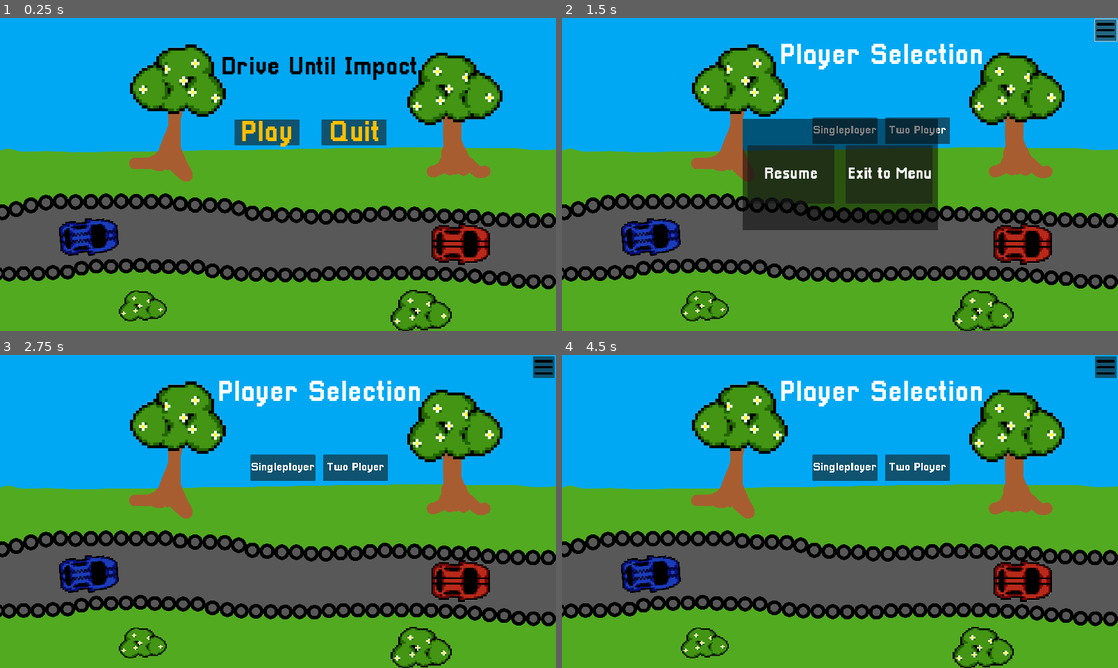
Above: before the commit, frames 1-4 (two rows, left to right).
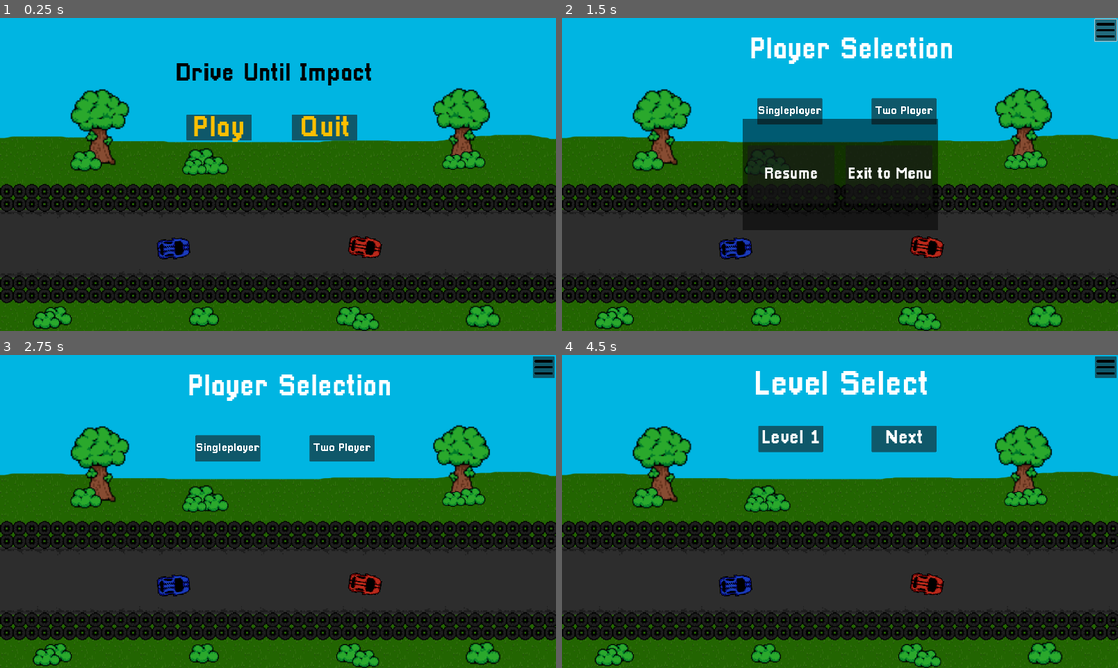
Above: after the commit, the same moments.

Repository: PixelWolf8976/BAISD-AT-at-game
Game: Godot game, scene res://Scenes/main_menu.tscn
Same seed, same stepped clock (60 frames per second), same inputs: the game is played once before the commit and once after it. Sound files missing from this copy of the repository are replaced by a short silence.
Inputs (mouse positions are in pixels of both pictures, inside the frame that each line leads up to):
- Up to frame 1 (0.25 s): no input
- Up to frame 2 (1.5 s): click "Play" at 0.5 s; click (1106, 30) at 1.27 s
- Up to frame 3 (2.75 s): click "Resume" at 2 s
- Up to frame 4 (4.5 s): click (906, 448) at 2.75 s, where only the run after the commit has a clickable "Two Player"; click (1106, 367) at 3.52 s; click "Resume" at 4.25 s

The runs differ from the first frame. In frame 1, 71% of the frame differs, in the area x 0-100%, y 8-100%; in frame 2, 66%; in frame 3, 72%; in frame 4, 72%, in the area x 0-100%, y 5-100%.

Commit message:
Fixed menu textures

Diff:
--- a/Scenes/Level Select.tscn
+++ b/Scenes/Level Select.tscn
@@ -1,8 +1,8 @@
 [gd_scene load_steps=7 format=3 uid="uid://bb7832r2ujysd"]
 
-[ext_resource type="Texture2D" uid="uid://c72hmubie0g6j" path="res://Resources/Main menue.png" id="1_m0unk"]
 [ext_resource type="Script" path="res://Resources/Level Select Script.gd" id="1_siwes"]
 [ext_resource type="PackedScene" uid="uid://c4i0kiiyqsnlp" path="res://Scenes/constant_ui.tscn" id="2_t6fss"]
+[ext_resource type="Texture2D" uid="uid://dsp181dbnb5w7" path="res://Resources/Updated Main Menu.png" id="3_vw5v2"]
 [ext_resource type="FontFile" uid="uid://xr3kdpi70bvj" path="res://Resources/Pixellari.ttf" id="4_ptcp6"]
 
 [sub_resource type="LabelSettings" id="LabelSettings_6vjdx"]
@@ -28,21 +28,22 @@
 layout_mode = 0
 offset_right = 40.0
 offset_bottom = 40.0
-texture = ExtResource("1_m0unk")
+texture = ExtResource("3_vw5v2")
 
 [node name="Button" type="Button" parent="."]
 layout_mode = 1
 anchors_preset = 15
 anchor_right = 1.0
 anchor_bottom = 1.0
-offset_left = 1116.0
-offset_top = 344.0
-offset_right = -580.0
-offset_bottom = -645.0
+offset_left = 1069.0
+offset_top = 244.0
+offset_right = -627.0
+offset_bottom = -745.0
 grow_horizontal = 2
 grow_vertical = 2
 icon_alignment = 1
 expand_icon = true
+metadata/_edit_group_ = true
 
 [node name="Label" type="Label" parent="Button"]
 layout_mode = 0
@@ -58,14 +59,15 @@
 anchors_preset = 15
 anchor_right = 1.0
 anchor_bottom = 1.0
-offset_left = 865.0
-offset_top = 344.0
-offset_right = -831.0
-offset_bottom = -645.0
+offset_left = 678.0
+offset_top = 244.0
+offset_right = -1018.0
+offset_bottom = -745.0
 grow_horizontal = 2
 grow_vertical = 2
 icon_alignment = 1
 expand_icon = true
+metadata/_edit_group_ = true
 
 [node name="Label" type="Label" parent="Level1Button"]
 layout_mode = 0
@@ -82,14 +84,15 @@
 anchors_preset = 15
 anchor_right = 1.0
 anchor_bottom = 1.0
-offset_left = 865.0
-offset_top = 344.0
-offset_right = -831.0
-offset_bottom = -645.0
+offset_left = 678.0
+offset_top = 244.0
+offset_right = -1018.0
+offset_bottom = -745.0
 grow_horizontal = 2
 grow_vertical = 2
 icon_alignment = 1
 expand_icon = true
+metadata/_edit_group_ = true
 
 [node name="Label" type="Label" parent="Level2Button"]
 layout_mode = 0
@@ -106,14 +109,15 @@
 anchors_preset = 15
 anchor_right = 1.0
 anchor_bottom = 1.0
-offset_left = 865.0
-offset_top = 344.0
-offset_right = -831.0
-offset_bottom = -645.0
+offset_left = 678.0
+offset_top = 244.0
+offset_right = -1018.0
+offset_bottom = -745.0
 grow_horizontal = 2
 grow_vertical = 2
 icon_alignment = 1
 expand_icon = true
+metadata/_edit_group_ = true
 
 [node name="Label" type="Label" parent="Level3Button"]
 layout_mode = 0
@@ -126,10 +130,10 @@
 
 [node name="Title" type="Label" parent="."]
 layout_mode = 0
-offset_left = 803.0
-offset_top = 84.0
-offset_right = 1407.0
-offset_bottom = 200.0
+offset_left = 663.0
+offset_top = 48.0
+offset_right = 1267.0
+offset_bottom = 164.0
 text = "Level Select"
 label_settings = SubResource("LabelSettings_tx5hg")
 horizontal_alignment = 1
--- a/Scenes/main_menu.tscn
+++ b/Scenes/main_menu.tscn
@@ -1,7 +1,7 @@
 [gd_scene load_steps=7 format=3 uid="uid://d23w5n08u40kt"]
 
-[ext_resource type="Texture2D" uid="uid://c72hmubie0g6j" path="res://Resources/Main menue.png" id="1_ivdcn"]
 [ext_resource type="Script" path="res://Resources/main_menu_script.gd" id="1_rog67"]
+[ext_resource type="Texture2D" uid="uid://dsp181dbnb5w7" path="res://Resources/Updated Main Menu.png" id="2_n2ryq"]
 [ext_resource type="FontFile" uid="uid://xr3kdpi70bvj" path="res://Resources/Pixellari.ttf" id="3_jrk16"]
 
 [sub_resource type="LabelSettings" id="LabelSettings_kva34"]
@@ -37,17 +37,17 @@
 anchor_bottom = 1.0
 grow_horizontal = 2
 grow_vertical = 2
-texture = ExtResource("1_ivdcn")
+texture = ExtResource("2_n2ryq")
 
 [node name="Button" type="Button" parent="."]
 layout_mode = 1
 anchors_preset = 15
 anchor_right = 1.0
 anchor_bottom = 1.0
-offset_left = 810.0
-offset_top = 350.0
-offset_right = -885.0
-offset_bottom = -640.0
+offset_left = 644.0
+offset_top = 333.0
+offset_right = -1051.0
+offset_bottom = -657.0
 grow_horizontal = 2
 grow_vertical = 2
 icon_alignment = 1
@@ -68,10 +68,10 @@
 anchors_preset = 15
 anchor_right = 1.0
 anchor_bottom = 1.0
-offset_left = 1110.0
-offset_top = 350.0
-offset_right = -585.0
-offset_bottom = -640.0
+offset_left = 1008.0
+offset_top = 333.0
+offset_right = -687.0
+offset_bottom = -657.0
 grow_horizontal = 2
 grow_vertical = 2
 icon_alignment = 1
@@ -89,10 +89,10 @@
 
 [node name="Title" type="Label" parent="."]
 layout_mode = 0
-offset_left = 758.0
-offset_top = 39.0
-offset_right = 1443.0
-offset_bottom = 309.0
+offset_left = 601.0
+offset_top = 60.0
+offset_right = 1286.0
+offset_bottom = 330.0
 text = "Drive Until Impact"
 label_settings = SubResource("LabelSettings_6xrwu")
 horizontal_alignment = 1
--- a/Scenes/player_selection.tscn
+++ b/Scenes/player_selection.tscn
@@ -1,21 +1,21 @@
 [gd_scene load_steps=8 format=3 uid="uid://dprix7j7m168u"]
 
-[ext_resource type="Texture2D" uid="uid://c72hmubie0g6j" path="res://Resources/Main menue.png" id="1_2k6fn"]
 [ext_resource type="Script" path="res://Resources/player_selection.gd" id="1_5aa0l"]
 [ext_resource type="PackedScene" uid="uid://c4i0kiiyqsnlp" path="res://Scenes/constant_ui.tscn" id="2_hjjfw"]
+[ext_resource type="Texture2D" uid="uid://dsp181dbnb5w7" path="res://Resources/Updated Main Menu.png" id="3_uqypw"]
 [ext_resource type="FontFile" uid="uid://xr3kdpi70bvj" path="res://Resources/Pixellari.ttf" id="4_a0doa"]
 
-[sub_resource type="LabelSettings" id="LabelSettings_4geeg"]
+[sub_resource type="LabelSettings" id="LabelSettings_c5wx6"]
 font = ExtResource("4_a0doa")
-font_size = 100
+font_size = 40
 
 [sub_resource type="LabelSettings" id="LabelSettings_rqp1d"]
 font = ExtResource("4_a0doa")
 font_size = 40
 
-[sub_resource type="LabelSettings" id="LabelSettings_c5wx6"]
+[sub_resource type="LabelSettings" id="LabelSettings_4geeg"]
 font = ExtResource("4_a0doa")
-font_size = 40
+font_size = 100
 
 [node name="Player selection" type="Control"]
 layout_mode = 3
@@ -32,79 +32,66 @@
 layout_mode = 0
 offset_right = 40.0
 offset_bottom = 40.0
-texture = ExtResource("1_2k6fn")
-
-[node name="TextureRect2" type="TextureRect" parent="."]
-layout_mode = 1
-anchors_preset = 15
-anchor_right = 1.0
-anchor_bottom = 1.0
-offset_left = 776.0
-offset_top = 41.0
-offset_right = -480.0
-offset_bottom = -893.0
-grow_horizontal = 2
-grow_vertical = 2
-expand_mode = 1
+texture = ExtResource("3_uqypw")
 
 [node name="Button" type="Button" parent="."]
 layout_mode = 1
 anchors_preset = 15
 anchor_right = 1.0
 anchor_bottom = 1.0
-offset_left = 1116.0
-offset_top = 344.0
-offset_right = -580.0
-offset_bottom = -645.0
+offset_left = 1069.0
+offset_top = 277.0
+offset_right = -627.0
+offset_bottom = -712.0
 grow_horizontal = 2
 grow_vertical = 2
 icon_alignment = 1
 expand_icon = true
+metadata/_edit_group_ = true
+
+[node name="TwoPlayerLabel" type="Label" parent="Button"]
+z_index = 1
+layout_mode = 0
+offset_right = 224.0
+offset_bottom = 91.0
+text = "Two Player"
+label_settings = SubResource("LabelSettings_c5wx6")
+horizontal_alignment = 1
+vertical_alignment = 1
 
 [node name="Button2" type="Button" parent="."]
 layout_mode = 1
 anchors_preset = 15
 anchor_right = 1.0
 anchor_bottom = 1.0
-offset_left = 865.0
-offset_top = 344.0
-offset_right = -831.0
-offset_bottom = -645.0
+offset_left = 675.0
+offset_top = 277.0
+offset_right = -1021.0
+offset_bottom = -712.0
 grow_horizontal = 2
 grow_vertical = 2
 icon_alignment = 1
 expand_icon = true
+metadata/_edit_group_ = true
 
-[node name="PlayerSelectionLabel" type="Label" parent="."]
+[node name="SingleplayerLabel" type="Label" parent="Button2"]
+z_index = 1
 layout_mode = 0
-offset_left = 750.0
-offset_top = 83.0
-offset_right = 1456.0
-offset_bottom = 183.0
-text = "Player Selection"
-label_settings = SubResource("LabelSettings_4geeg")
-
-[node name="SingleplayerLabel" type="Label" parent="."]
-layout_mode = 0
-offset_left = 865.0
-offset_top = 344.0
-offset_right = 1089.0
-offset_bottom = 435.0
+offset_right = 224.0
+offset_bottom = 91.0
 text = "Singleplayer"
 label_settings = SubResource("LabelSettings_rqp1d")
 horizontal_alignment = 1
 vertical_alignment = 1
 
-[node name="TwoPlayerLabel" type="Label" parent="."]
+[node name="PlayerSelectionLabel" type="Label" parent="."]
 layout_mode = 0
-offset_left = 1116.0
-offset_top = 344.0
-offset_right = 1340.0
-offset_bottom = 435.0
-text = "Two Player"
-label_settings = SubResource("LabelSettings_c5wx6")
-horizontal_alignment = 1
-vertical_alignment = 1
+offset_left = 647.0
+offset_top = 63.0
+offset_right = 1353.0
+offset_bottom = 163.0
+text = "Player Selection"
+label_settings = SubResource("LabelSettings_4geeg")
 
 [connection signal="pressed" from="Button" to="." method="_on_button_pressed"]
 [connection signal="pressed" from="Button2" to="." method="_on_button_2_pressed"]
--- a/project.godot
+++ b/project.godot
@@ -69,5 +69,5 @@
 
 [rendering]
 
-textures/canvas_textures/default_texture_filter=0
+textures/canvas_textures/default_texture_filter=3
 renderer/rendering_method="mobile"
Binary file added: Resources/Updated Main Menu.png
Not shown, added: Resources/Updated Main Menu.png.import
